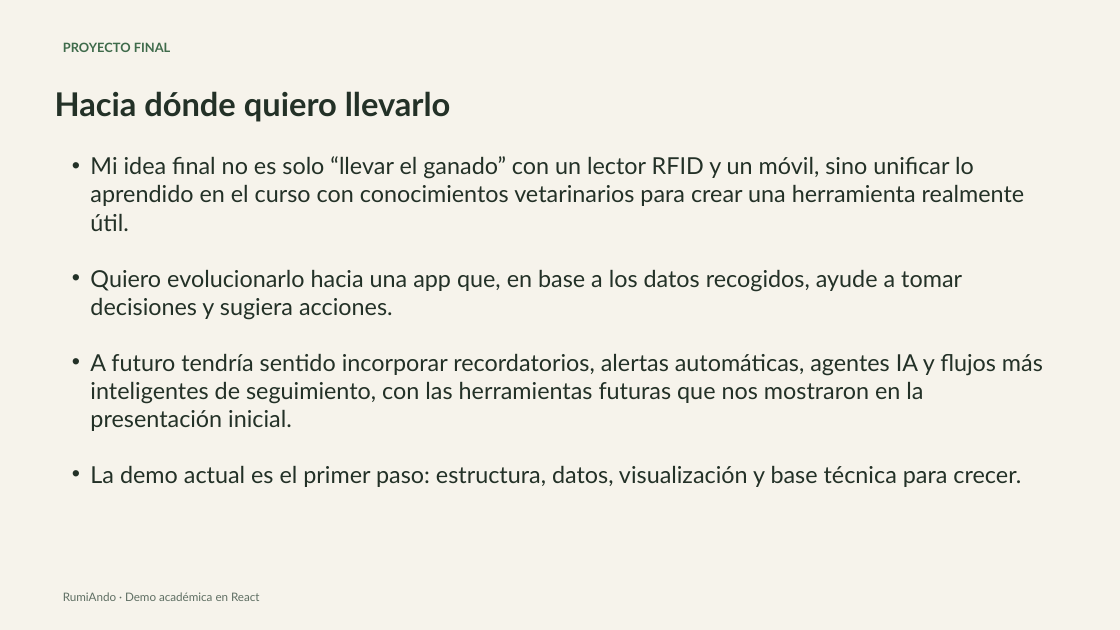
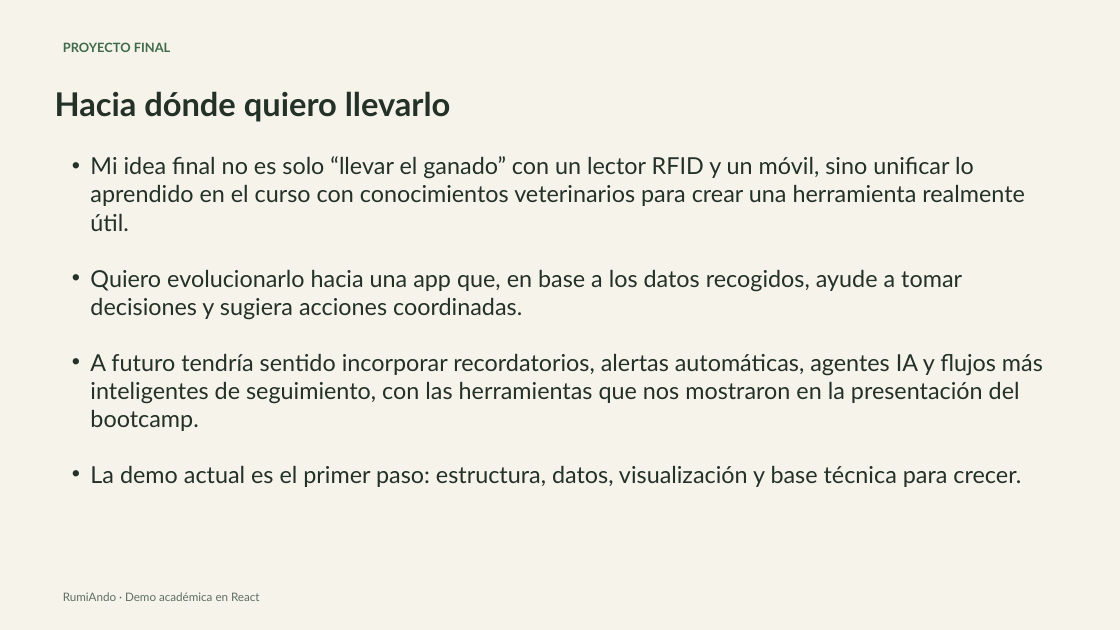
Before and after one commit to MARCOMON94/RumiAndo-web-v1, a slide deck: slide 7 of rumiando-web-v1/docs/rumiando_presentacionv2.pptx. Drawn at 1120x630 pixels with LibreOffice and Linux fonts; fonts in the diff are those of the drawing. Boxes give left, top, right and bottom in pixels: in the first picture for what was removed or moved away, otherwise in the second. Text is boxed around its words. In the diff, an @@ line names an element or a change of style, - is before the commit and + after.

```diff
--- a/rumiando-web-v1/docs/rumiando_presentacionv2.pptx
+++ b/rumiando-web-v1/docs/rumiando_presentacionv2.pptx
@@ text at [90,156,1043,431]: text changed @@
-• Mi idea final no es solo “llevar el ganado” con un lector RFID y un móvil, sino unificar lo aprendido en el curso con conocimientos vetarinarios para crear una herramienta realmente útil.
-• Quiero evolucionarlo hacia una app que, en base a los datos recogidos, ayude a tomar decisiones y sugiera acciones.
-• A futuro tendría sentido incorporar recordatorios, alertas automáticas, agentes IA y flujos más inteligentes de seguimiento, con las herramientas futuras que nos mostraron en la presentación inicial.
+• Mi idea final no es solo “llevar el ganado” con un lector RFID y un móvil, sino unificar lo aprendido en el curso con conocimientos veterinarios para crear una herramienta realmente útil.
+• Quiero evolucionarlo hacia una app que, en base a los datos recogidos, ayude a tomar decisiones y sugiera acciones coordinadas.
+• A futuro tendría sentido incorporar recordatorios, alertas automáticas, agentes IA y flujos más inteligentes de seguimiento, con las herramientas que nos mostraron en la presentación del bootcamp.
```
Also in this commit, not shown: 3 other slides changed.
